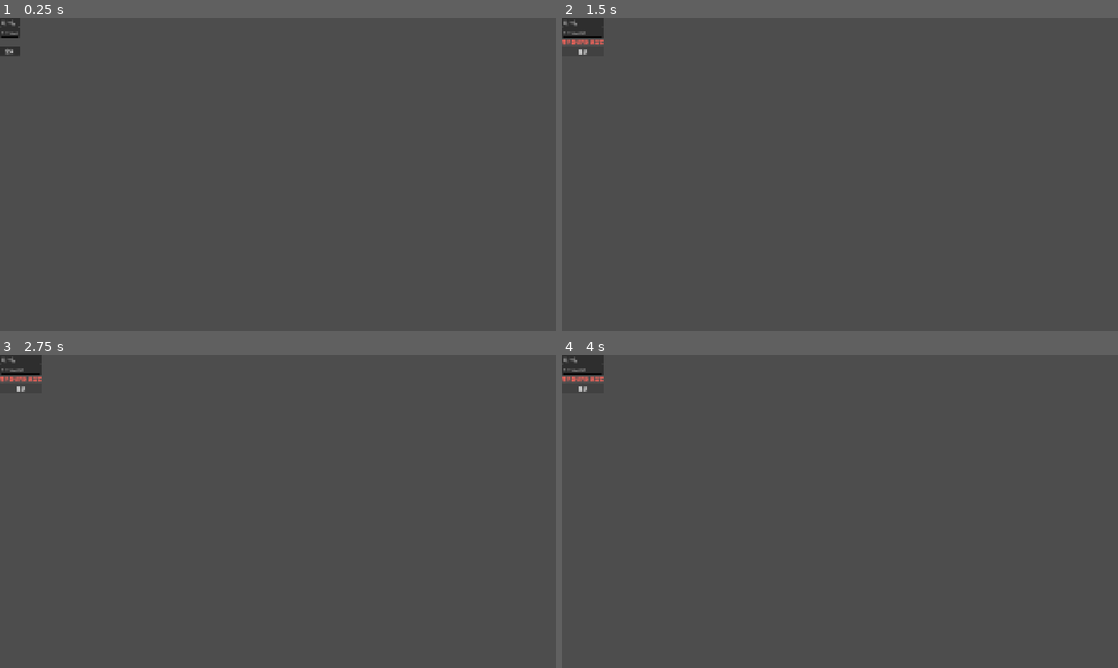
Above: before the commit, frames 1-4 (two rows, left to right).
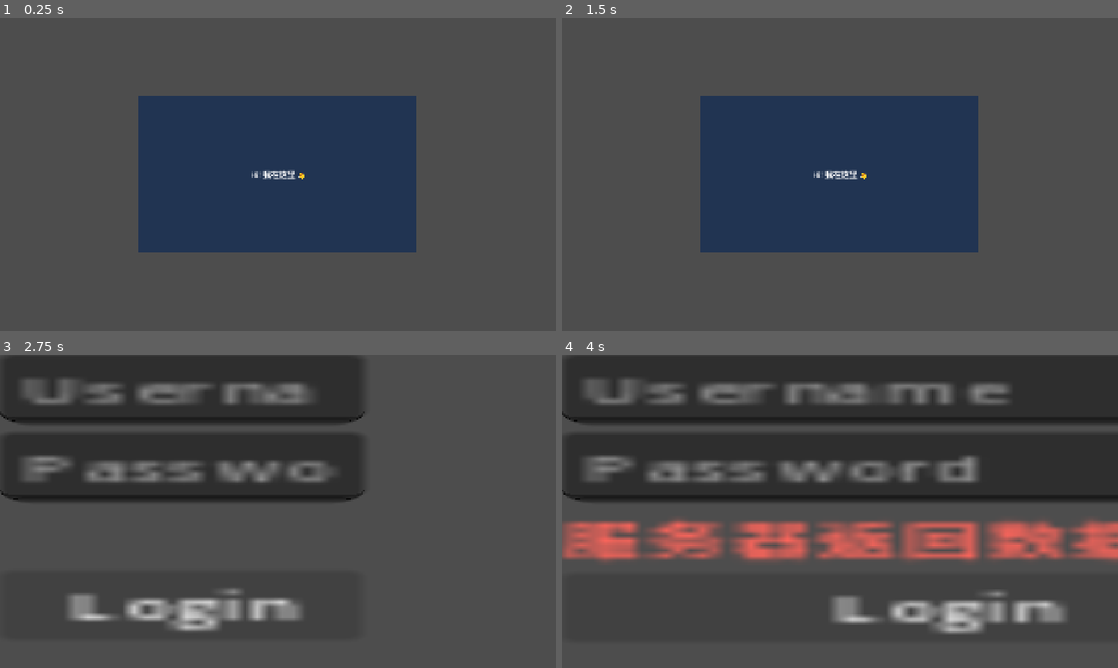
Above: after the commit, the same moments.

Repository: backtend/godothey
Game: Godot game, scene res://main.tscn
The game is run twice, just before and just after one commit, with the same random seed, the same clock (stepped at 60 frames per second) and the same inputs.
Inputs (mouse positions are in pixels of both pictures, inside the frame that each line leads up to):
- Up to frame 1 (0.25 s): no input
- Up to frame 2 (1.5 s): click (573, 52) at 0.5 s, where only the run before the commit has a clickable "登录"; tap Enter at 1.25 s; hold D (right) from 1.28 s (still down); tap J (attack) at 1.35 s
- Up to frame 3 (2.75 s): tap Space at 2 s; release D (right) at 2.03 s; hold S (down) from 2.03 s (still down); tap J (attack) at 2.1 s
- Up to frame 4 (4 s): release S (down) at 2.75 s; click "登录" (after the commit: "Login") at 2.75 s; tap Enter at 3.5 s; hold D (right) from 3.53 s (still down); tap J (attack) at 3.6 s

The runs differ from the first frame. In frame 1, 25% of the frame differs, in the area x 0-75%, y 0-75%; in frame 2, 26%; in frame 3, 23%; in frame 4, 47%, in the area x 0-100%, y 0-89%.

Commit message:
更新 README 文档，新增 RSA 签名和打包命令说明；重构 bb_pack_and_push.py 脚本以支持自动打包和上传；修改场景文件以调整 UI 布局和文本；新增 aliyun_oss.py 脚本以支持文件上传至阿里云 OSS。

Diff:
--- a/main.tscn
+++ b/main.tscn
@@ -4,3 +4,30 @@
 
 [node name="Node" type="Node" unique_id=1256974477]
 script = ExtResource("1_ig7tw")
+
+[node name="CanvasLayer" type="CanvasLayer" parent="."]
+
+[node name="Panel" type="ColorRect" parent="CanvasLayer"]
+anchors_preset = 8
+anchor_left = 0.25
+anchor_top = 0.25
+anchor_right = 0.75
+anchor_bottom = 0.75
+offset_left = 0.0
+offset_top = 0.0
+offset_right = 0.0
+offset_bottom = 0.0
+color = Color(0.129412, 0.203922, 0.321569, 1)
+
+[node name="Label" type="Label" parent="CanvasLayer/Panel"]
+anchors_preset = 15
+anchor_right = 1.0
+anchor_bottom = 1.0
+offset_left = 0.0
+offset_top = 0.0
+offset_right = 0.0
+offset_bottom = 0.0
+horizontal_alignment = 1
+vertical_alignment = 1
+text = "Hi! 我在这里 👋"
+theme_override_font_sizes/font_size = 28
--- a/scenes/auth/Login.tscn
+++ b/scenes/auth/Login.tscn
@@ -5,8 +5,9 @@
 [node name="Control" type="Control" unique_id=723953810]
 layout_mode = 3
 anchors_preset = 0
-offset_right = 40.0
-offset_bottom = 40.0
+offset_right = 78.332306
+offset_bottom = 142.93654
+scale = Vector2(18.370455, 7.6817307)
 script = ExtResource("1_ks62w")
 
 [node name="VBoxContainer" type="VBoxContainer" parent="." unique_id=20037488]
@@ -16,7 +17,7 @@
 
 [node name="UsernameEdit" type="LineEdit" parent="VBoxContainer" unique_id=311851194]
 layout_mode = 2
-placeholder_text = "用户名"
+placeholder_text = "Username"
 
 [node name="PasswordEdit" type="LineEdit" parent="VBoxContainer" unique_id=488893608]
 layout_mode = 2
@@ -30,4 +31,4 @@
 
 [node name="LoginButton" type="Button" parent="VBoxContainer" unique_id=752911242]
 layout_mode = 2
-text = "登录"
+text = "Login"
--- a/scripts/main/main.gd
+++ b/scripts/main/main.gd
@@ -1,6 +1,7 @@
 extends Node
 
 func _ready() -> void:
+	await get_tree().create_timer(2.0).timeout
 	Auth.check_login_success.connect(_go_main)
 	Auth.check_login_failed.connect(_go_login)
 	if Auth.has_token():
Not shown, changed: README.md
Not shown, changed: bb_pack_and_push.py
Not shown, added: bb_package.py
Not shown, added: docs/python/aliyun_oss.py
